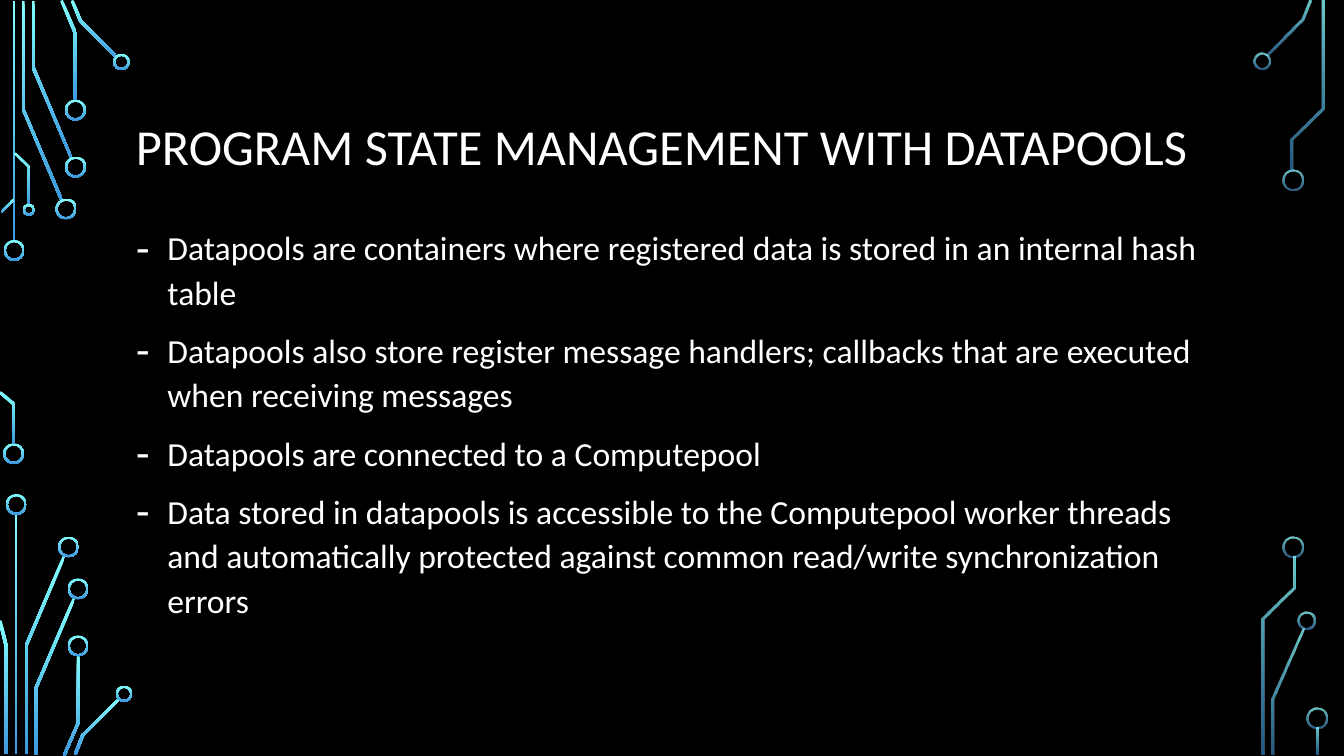
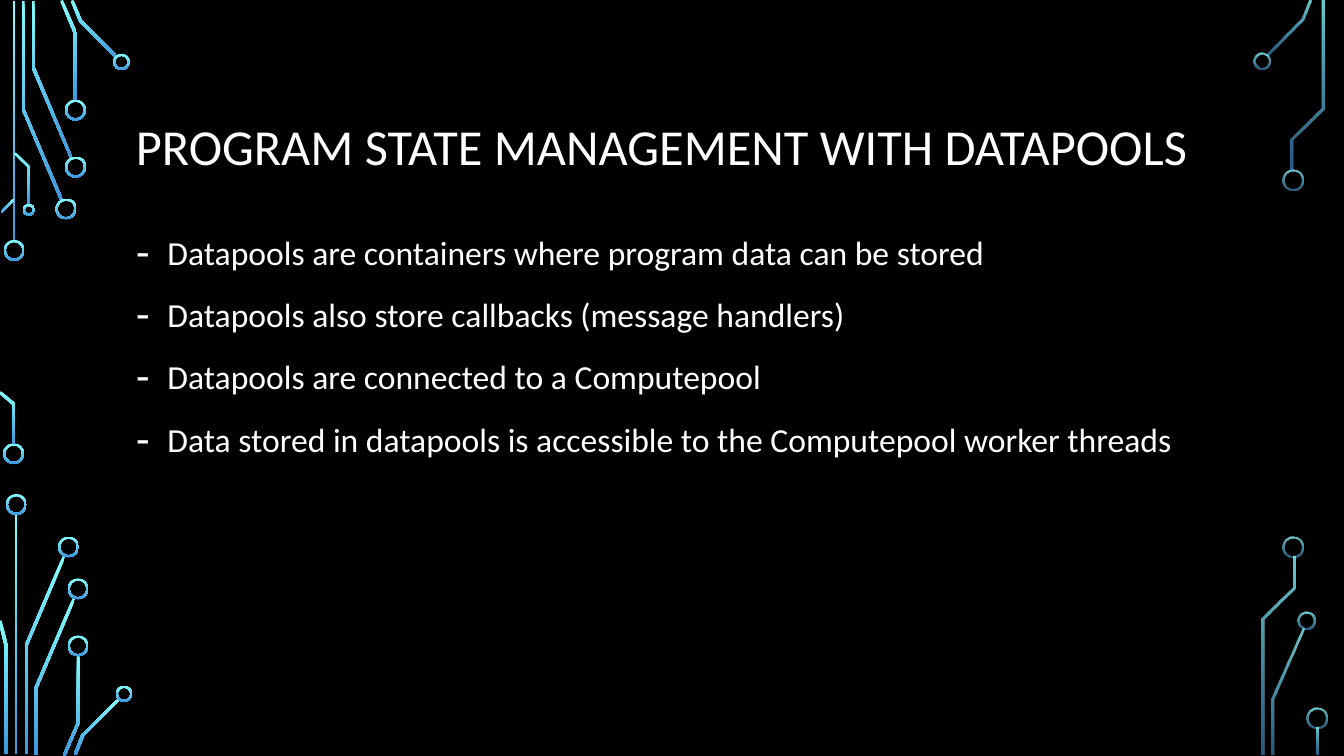
Before and after one commit to durandaltheta/3, a slide deck: slide 17 of DFC3.pptx. Drawn at 1344x756 pixels with LibreOffice and Linux fonts; fonts in the diff are those of the drawing; background and template pictures are left out. Boxes give left, top, right and bottom in pixels: in the first picture for what was removed or moved away, otherwise in the second. Text is boxed around its words. In the diff, an @@ line names an element or a change of style, - is before the commit and + after.

```diff
--- a/DFC3.pptx
+++ b/DFC3.pptx
@@ text at [167, 241, 984, 333]: text changed @@
-– Datapools are containers where registered data is stored in an internal hash table
-– Datapools also store register message handlers; callbacks that are executed when receiving messages
+– Datapools are containers where program data can be stored
+– Datapools also store callbacks (message handlers)
@@ text at [167, 365, 761, 395]: line spacing 1.1 to 1.2 @@
@@ text at [167, 428, 1171, 458]: text changed @@
-– Data stored in datapools is accessible to the Computepool worker threads and automatically protected against common read/write synchronization errors
+– Data stored in datapools is accessible to the Computepool worker threads
```
Also in this commit, not shown: 15 other slides changed.
